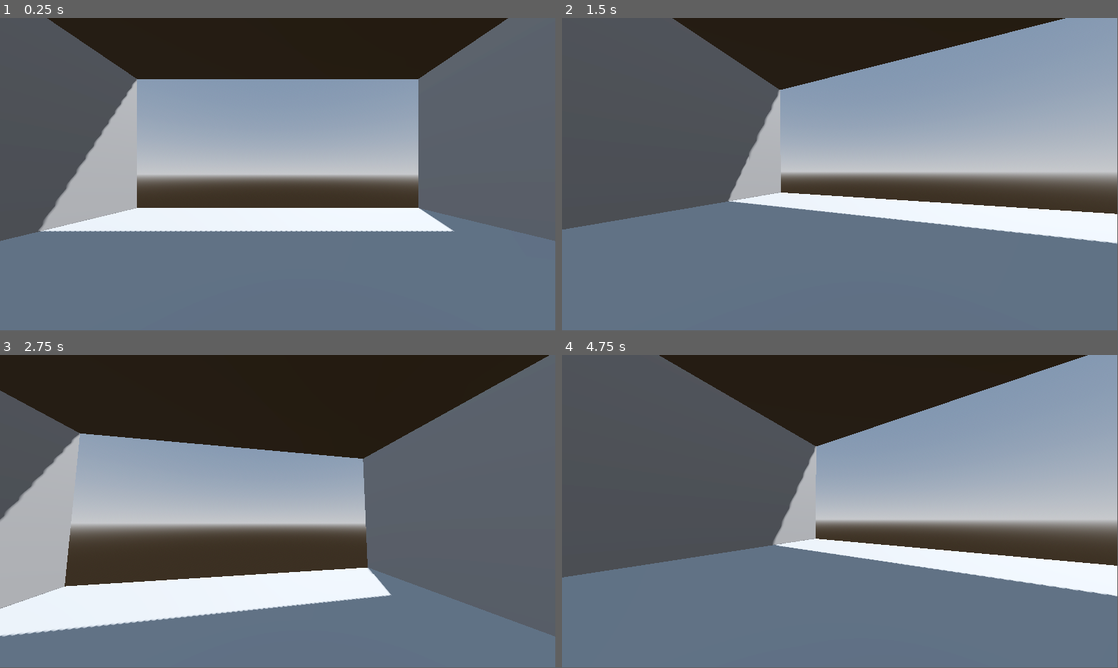
Above: before the commit, frames 1-4 (two rows, left to right).
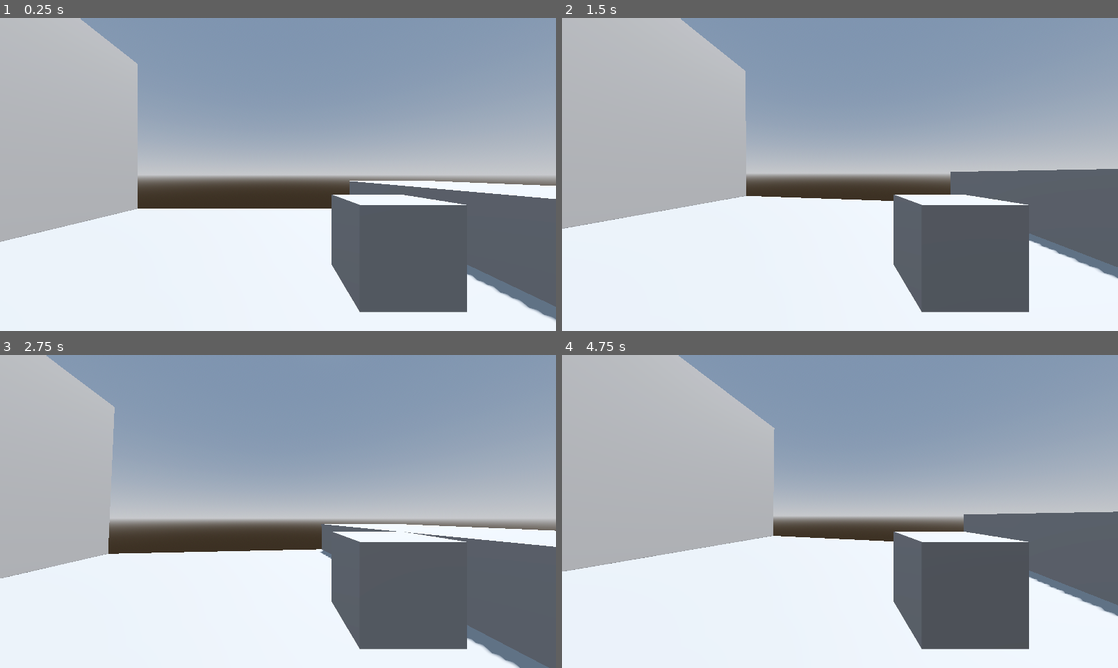
Above: after the commit, the same moments.

Repository: enbeeious/decay
Game: Godot game, scene res://base.tscn
The game is run twice, just before and just after one commit, with the same random seed, the same clock (stepped at 60 frames per second) and the same inputs.
Inputs (mouse positions are in pixels of both pictures, inside the frame that each line leads up to):
- Up to frame 1 (0.25 s): no input
- Up to frame 2 (1.5 s): move the mouse to (867, 171) at 0.52 s; tap A (A) at 0.6 s; tap D (D) at 0.8, 1.35 s; move the mouse to (812, 174) at 1.27 s
- Up to frame 3 (2.75 s): tap S (S) at 1.55, 2.1 s; move the mouse to (289, 505) at 2.02 s; tap Space (SPACE) at 2.3 s
- Up to frame 4 (4.75 s): move the mouse to (834, 514) at 2.77 s; tap Space (SPACE) at 2.85 s; tap A (A) at 3.05, 3.6 s; move the mouse to (878, 514) at 3.52 s; tap D (D) at 3.8, 4.35 s; move the mouse to (795, 508) at 4.27 s; tap S (S) at 4.55 s
In our replay, the window is 799x449 before the commit and 800x450 after it. These sizes can differ from the game's own. Grey fills any space a smaller window leaves; there, only what the larger window draws over its background counts as a difference.

The runs differ from the first frame. In frame 1, 71% of the frame differs, in the area x 0-100%, y 0-100%; in frame 2, 71%; in frame 3, 68%; in frame 4, 77%.

Commit message:
Add files via upload

Diff:
--- a/decay/CameraNode.gd
+++ b/decay/CameraNode.gd
@@ -3,9 +3,11 @@
 @export var cameraHint : Node
 @export var cameraMode : String
 @onready var primaryCamera = $PrimaryCamera
+@onready var viewportCamera = $SubViewport/ViewmodelCamera
+
 
 var cameraRotation = Vector3(0, 0, 0)
-var sens = 0.23
+var sens = 0.123
 var tickedUpdate = false
 var goalPosA = Vector3(0, 0, 0)
 var goalPosB = Vector3(0, 0, 0)
@@ -18,6 +20,8 @@
 func _process(delta):
 	primaryCamera.position = cameraHint.global_position
 	primaryCamera.rotation = cameraRotation
+	viewportCamera.position = primaryCamera.position
+	viewportCamera.rotation = primaryCamera.rotation
 
 
 func _physics_process(delta):
--- a/decay/Player.gd
+++ b/decay/Player.gd
@@ -1,15 +1,31 @@
 extends RigidBody3D
 
 @export var primaryCamera : Camera3D
+@export var speed : float
+@export var airResistance : float
+@export var jumpPower : float
 @onready var stander = $Stander
+
+
 
 func _integrate_forces(state):
 	var axisX = Input.get_axis("A", "D")
 	var axisY = Input.get_axis("S", "W")
 
 	var axisAdjusted = Vector2(axisX, axisY).rotated(primaryCamera.rotation.y)
-	linear_velocity.x = axisAdjusted.x * 3
-	linear_velocity.z = -axisAdjusted.y * 3
+	var velVec = Vector3(axisAdjusted.x, 0, -axisAdjusted.y).normalized()
 
-	if stander.has_overlapping_bodies() and Input.is_action_just_pressed("SPACE"):
-		linear_velocity.y = 6
+
+
+	var onGround = stander.has_overlapping_bodies()
+
+	if onGround:
+		apply_central_force(velVec * speed - linear_velocity)
+		linear_velocity.x *= 0.8
+		linear_velocity.z *= 0.8
+		if Input.is_action_just_pressed("SPACE"):
+			apply_central_impulse(Vector3(0, jumpPower, 0))
+	else:
+		apply_central_force(velVec * speed * airResistance - linear_velocity)
+		linear_velocity.x *= 0.95
+		linear_velocity.z *= 0.95
--- a/decay/base.tscn
+++ b/decay/base.tscn
@@ -29,6 +29,12 @@
 height = 0.1
 radius = 0.45
 
+[sub_resource type="BoxMesh" id="BoxMesh_or1dj"]
+size = Vector3(0.5, 0.5, 0.5)
+
+[sub_resource type="ViewportTexture" id="ViewportTexture_51uhy"]
+viewport_path = NodePath("CameraNode/SubViewport")
+
 [node name="Base" type="Node"]
 script = ExtResource("1_s0dmj")
 
@@ -37,11 +43,13 @@
 
 [node name="DirectionalLight3D" type="DirectionalLight3D" parent="."]
 transform = Transform3D(-0.866025, -0.433013, 0.25, 0, 0.5, 0.866025, -0.5, 0.75, -0.433013, 0, 0, 0)
+layers = 513
 shadow_enabled = true
 
 [node name="DebugTerrain" type="Node" parent="."]
 
 [node name="CSGBox3D" type="CSGBox3D" parent="DebugTerrain"]
+layers = 3
 use_collision = true
 collision_layer = 3
 collision_mask = 3
@@ -49,35 +57,57 @@
 
 [node name="CSGBox3D2" type="CSGBox3D" parent="DebugTerrain"]
 transform = Transform3D(1, 0, 0, 0, 1, 0, 0, 0, 1, -9.5, 5.125, 0)
+layers = 3
 use_collision = true
 collision_layer = 3
 collision_mask = 3
 size = Vector3(1, 9.25, 20)
 
 [node name="CSGBox3D3" type="CSGBox3D" parent="DebugTerrain"]
-transform = Transform3D(1, 0, 0, 0, 1, 0, 0, 0, 1, 9.5, 5.125, 0)
+transform = Transform3D(1, 0, 0, 0, 1, 0, 0, 0, 1, 7.28027, 1.38379, 0)
+layers = 3
 use_collision = true
+collision_layer = 3
+collision_mask = 3
+size = Vector3(5.43945, 1.76758, 20)
+
+[node name="CSGBox3D4" type="CSGBox3D" parent="DebugTerrain"]
+layers = 512
+cast_shadow = 3
+collision_layer = 3
+collision_mask = 3
+size = Vector3(20, 1, 20)
+
+[node name="CSGBox3D5" type="CSGBox3D" parent="DebugTerrain"]
+transform = Transform3D(1, 0, 0, 0, 1, 0, 0, 0, 1, -9.5, 5.125, 0)
+layers = 512
+cast_shadow = 3
 collision_layer = 3
 collision_mask = 3
 size = Vector3(1, 9.25, 20)
 
-[node name="CSGBox3D4" type="CSGBox3D" parent="DebugTerrain"]
-transform = Transform3D(1, 0, 0, 0, 1, 0, 0, 0, 1, 0, 9.25, -4.75)
-use_collision = true
+[node name="CSGBox3D6" type="CSGBox3D" parent="DebugTerrain"]
+transform = Transform3D(1, 0, 0, 0, 1, 0, 0, 0, 1, 7.28027, 1.38379, 0)
+layers = 512
+cast_shadow = 3
 collision_layer = 3
 collision_mask = 3
-size = Vector3(18, 1, 10.5)
+size = Vector3(5.43945, 1.76758, 20)
 
 [node name="Player" type="RigidBody3D" parent="." node_paths=PackedStringArray("primaryCamera")]
 transform = Transform3D(1, 0, 0, 0, 1, 0, 0, 0, 1, 0, 2.25, 0)
 axis_lock_angular_x = true
 axis_lock_angular_y = true
 axis_lock_angular_z = true
+mass = 90.0
 physics_material_override = SubResource("PhysicsMaterial_r4mlp")
 can_sleep = false
 continuous_cd = true
 script = ExtResource("1_ve5al")
 primaryCamera = NodePath("../CameraNode/PrimaryCamera")
+speed = 6000.0
+airResistance = 0.4
+jumpPower = 300.0
 
 [node name="Collider" type="CollisionShape3D" parent="Player"]
 shape = SubResource("CylinderShape3D_n5wnb")
@@ -103,4 +133,23 @@
 cameraMode = "FPS"
 
 [node name="PrimaryCamera" type="Camera3D" parent="CameraNode"]
+cull_mask = 1047553
 fov = 90.0
+
+[node name="SubViewport" type="SubViewport" parent="CameraNode"]
+transparent_bg = true
+size = Vector2i(1920, 1080)
+
+[node name="ViewmodelCamera" type="Camera3D" parent="CameraNode/SubViewport"]
+cull_mask = 512
+
+[node name="vm" type="MeshInstance3D" parent="CameraNode/SubViewport/ViewmodelCamera"]
+transform = Transform3D(1, 0, 0, 0, 1, 0, 0, 0, 1, 0.63, -0.39, -1.2)
+layers = 1022
+mesh = SubResource("BoxMesh_or1dj")
+skeleton = NodePath("../../../PrimaryCamera")
+
+[node name="TextureRect" type="TextureRect" parent="."]
+offset_right = 40.0
+offset_bottom = 40.0
+texture = SubResource("ViewportTexture_51uhy")
--- a/decay/project.godot
+++ b/decay/project.godot
@@ -20,6 +20,7 @@
 window/size/viewport_width=1920
 window/size/viewport_height=1080
 window/size/mode=3
+window/stretch/mode="viewport"
 
 [input]
 
Not shown: 1 places in decay/base.tscn that only renumber resources
